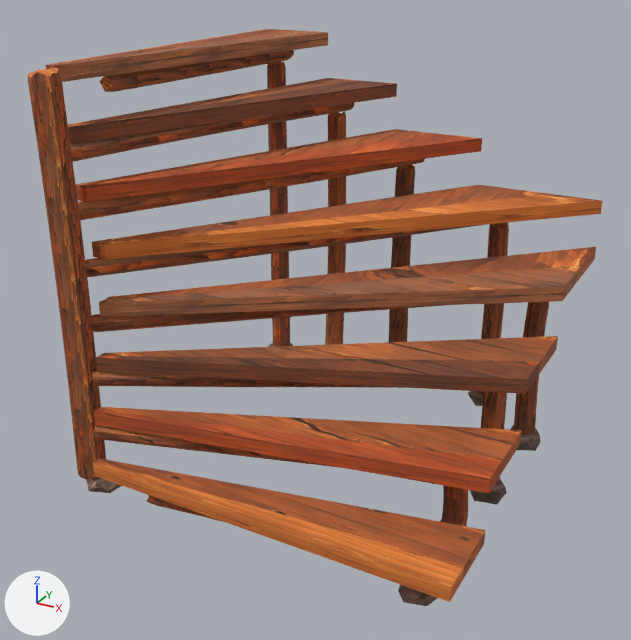
The glTF model assets/models/build/stairs_corner__plank_root.glb as it was, and as the next commit left it.
Rendered twice from a 50 mm lens placed at (1.8, -3.52, 2.48), pointed at (-0.06, -0.14, 0.79). Arrows for +X, +Y and +Z are at lower left; the lights stay in place. The older version comes first. Vertices at exactly the same position are counted once.

Before the edit, the objects in view are built like this:
```python
ob_model = bpy.data.objects.new('model', me_part_056)
ob_model.location = (0.0, 0.0, 0.0)
```
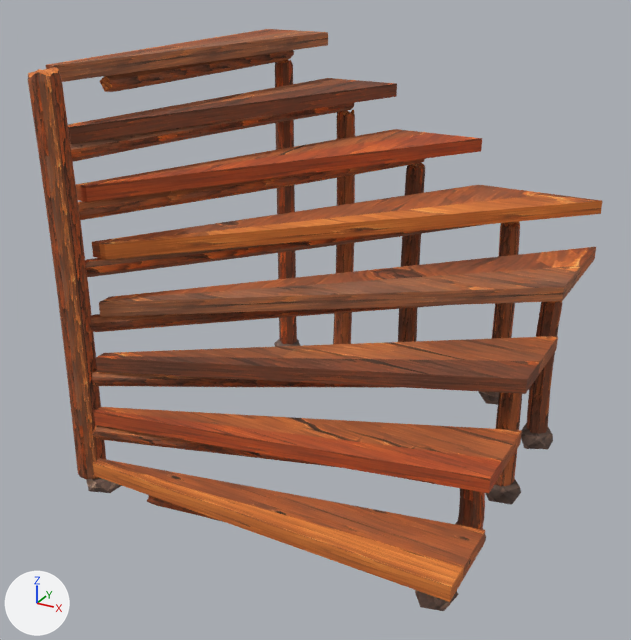
What the commit changed:
me_part_056 has 3340 vertices, 6388 faces and spans x -0.99..0.99, y -0.99..0.99, z 0.01..1.99.
me_part_056 is used by ob_model.
me_part_056 part 1: the loose piece of 144 vertices spanning x -0.88..-0.77, y 0.74..0.85, z 0.07..1.85 is moved by (0.01, 0.07, 0.0).
me_part_056 part 2: the loose piece of 144 vertices spanning x 0.75..0.86, y -0.51..-0.4, z 0.07..0.35 is moved by (0.07, 0.02, 0.0).
me_part_056 part 3: the loose piece of 144 vertices spanning x 0.78..0.89, y 0.46..0.57, z 0.07..0.85 is moved by (0.05, 0.04, 0.0).
me_part_056 part 4: the loose piece of 144 vertices spanning x -0.09..0.03, y 0.76..0.87, z 0.07..1.34 is moved by (0.03, 0.06, 0.0).
me_part_056 part 5: the loose piece of 144 vertices spanning x -0.5..-0.38, y 0.75..0.86, z 0.07..1.6 is moved by (0.02, 0.07, 0.0).
me_part_056 part 6: the loose piece of 144 vertices spanning x 0.76..0.87, y -0.08..0.04, z 0.07..0.6 is moved by (0.06, 0.03, 0.0).
me_part_056 part 7: the loose piece of 144 vertices spanning x 0.46..0.58, y 0.78..0.89, z 0.07..1.1 is moved by (0.04, 0.05, 0.0).
me_part_056 part 8: the loose piece of 12 vertices spanning x 0.71..0.9, y -0.9..-0.73, z 0.01..0.07 is scaled about its middle by (1, 1, 1.92), then moved by (0.07, 0.01, 0.03).
me_part_056 part 9: the loose piece of 12 vertices spanning x 0.43..0.6, y 0.74..0.94, z 0.01..0.12 is moved by (0.04, 0.05, 0.0).
me_part_056 part 10: the loose piece of 12 vertices spanning x 0.73..0.91, y -0.12..0.06, z 0.01..0.12 is moved by (0.06, 0.03, 0.0).
me_part_056 part 11: the loose piece of 12 vertices spanning x 0.76..0.92, y 0.42..0.61, z 0.01..0.13 is moved by (0.05, 0.04, 0.0).
me_part_056 part 12: the loose piece of 12 vertices spanning x -0.92..-0.73, y 0.7..0.88, z 0.01..0.13 is moved by (0.01, 0.07, 0.0).
me_part_056 part 13: 12 kept faces spanning x 0.78..0.97, y -0.89..-0.72, z 0.01..0.12 get new texture (UV) coordinates.

Location of each change, [x1, y1, x2, y2] in pixels of the pictures (631 x 640 px; the box of a moved part takes in the faces that stretch with it):
'model', reshaped
    before: [28, 29, 602, 606]
    after: [28, 29, 602, 611]
part 1 of me_part_056, moved or reshaped
    before: [267, 61, 290, 347]
    after: [275, 60, 297, 344]
part 2 of me_part_056, moved or reshaped
    before: [441, 485, 468, 526]
    after: [457, 488, 485, 529]
part 3 of me_part_056, moved or reshaped
    before: [514, 302, 549, 435]
    after: [527, 301, 562, 434]
part 4 of me_part_056, moved or reshaped
    before: [389, 165, 415, 342]
    after: [398, 163, 425, 342]
part 5 of me_part_056, moved or reshaped
    before: [325, 111, 346, 345]
    after: [333, 110, 355, 344]
part 6 of me_part_056, moved or reshaped
    before: [481, 392, 507, 485]
    after: [495, 392, 522, 487]
part 7 of me_part_056, moved or reshaped
    before: [477, 222, 509, 394]
    after: [492, 221, 520, 339]
part 8 of me_part_056, moved or reshaped
    before: [417, 591, 434, 601]
    after: [434, 591, 458, 602]
part 9 of me_part_056, moved or reshaped
    before: [467, 391, 484, 406]
    after: [478, 391, 499, 405]
part 10 of me_part_056, moved or reshaped
    before: [470, 479, 507, 505]
    after: [486, 478, 521, 505]
part 11 of me_part_056, moved or reshaped
    before: [510, 424, 540, 451]
    after: [521, 423, 553, 449]
part 12 of me_part_056, moved or reshaped (mostly hidden before)
    before: [268, 343, 293, 347]
    after: [274, 339, 300, 347]
part 13 of me_part_056, surface changed
    before: [398, 585, 437, 606]
    after: [415, 590, 459, 611]
